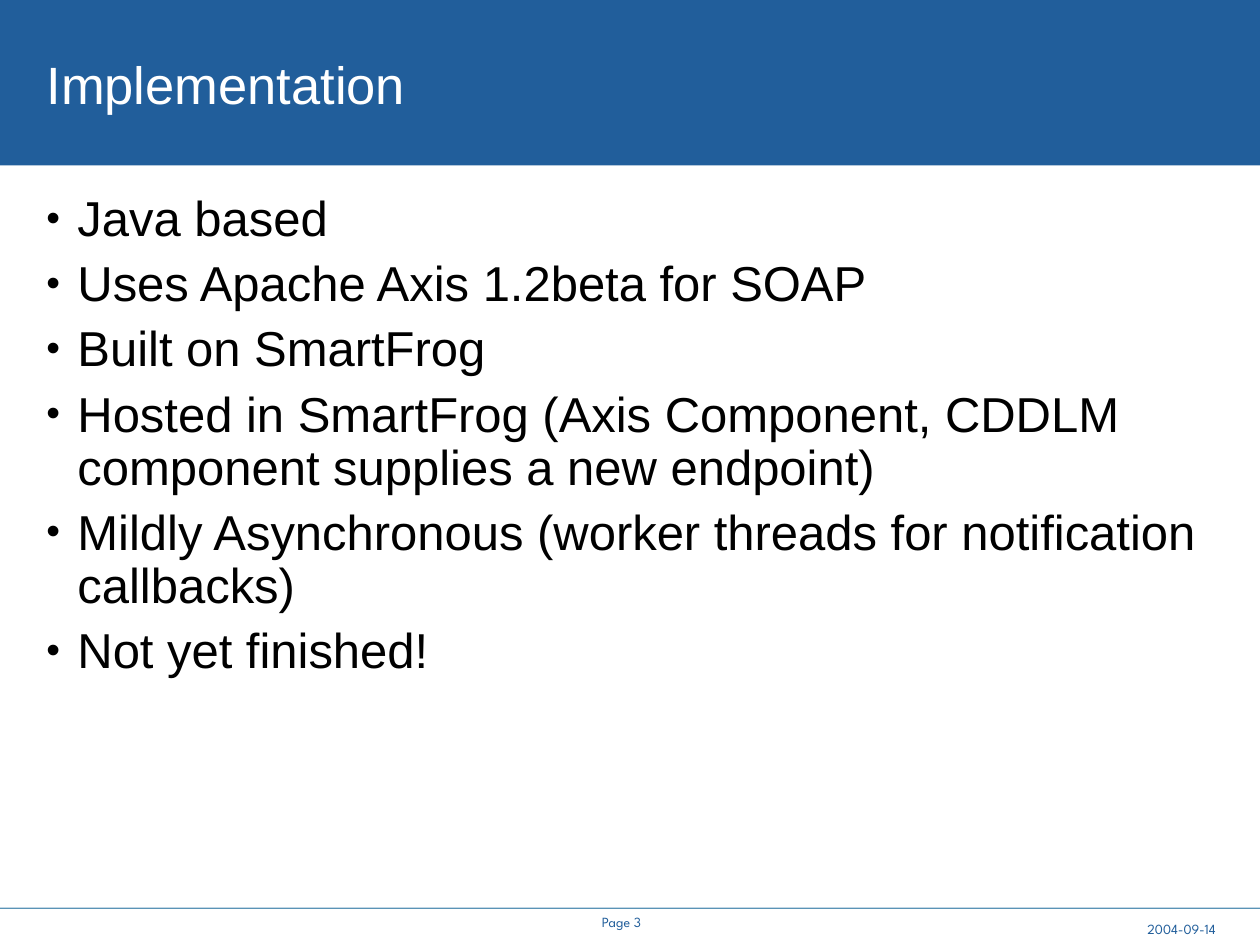
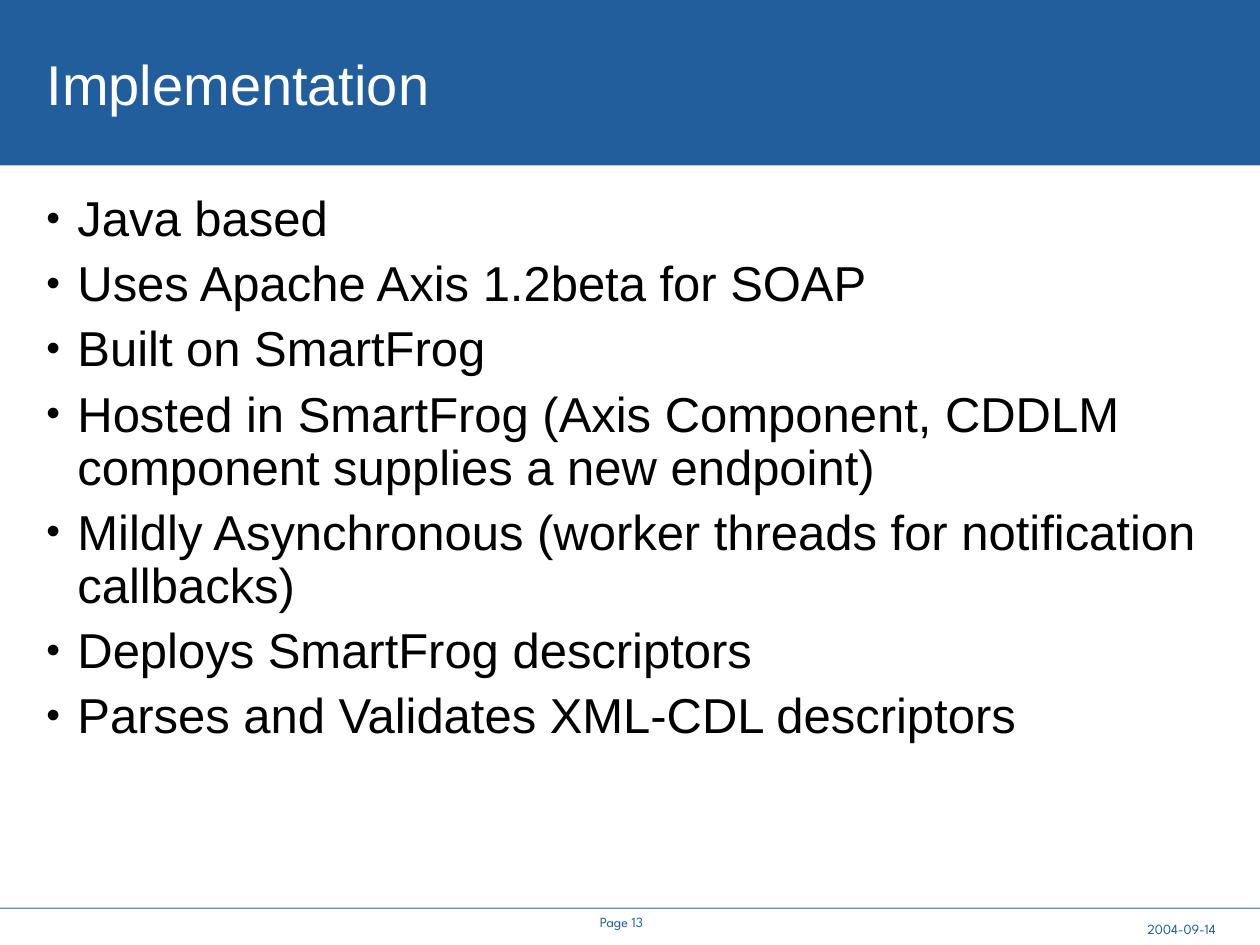
Before and after one commit to steveloughran/smartfrog, a slide deck: slide 13 of core/components/cddlm/doc/A Service API for deployment.ppt (slide 3 before the commit). Drawn at 1260x945 pixels with LibreOffice and Linux fonts; fonts in the diff are those of the drawing; background and template pictures are left out. Boxes give left, top, right and bottom in pixels: in the first picture for what was removed or moved away, otherwise in the second. Text is boxed around its words. In the diff, an @@ line names an element or a change of style, - is before the commit and + after.

```diff
--- a/core/components/cddlm/doc/A Service API for deployment.ppt
+++ b/core/components/cddlm/doc/A Service API for deployment.ppt
@@ title "Implementation" at box(47, 64, 430, 116): size 30 to 32 pt @@
@@ text at box(77, 632, 1015, 743): text changed @@
-• Not yet finished!
+• Deploys SmartFrog descriptors
+• Parses and Validates XML-CDL descriptors
@@ page number at box(600, 917, 643, 930): text changed @@
-Page 3
+Page 13
```
Also in this commit, not shown: 9 other slides changed, 8 slides added, 19 other files.
